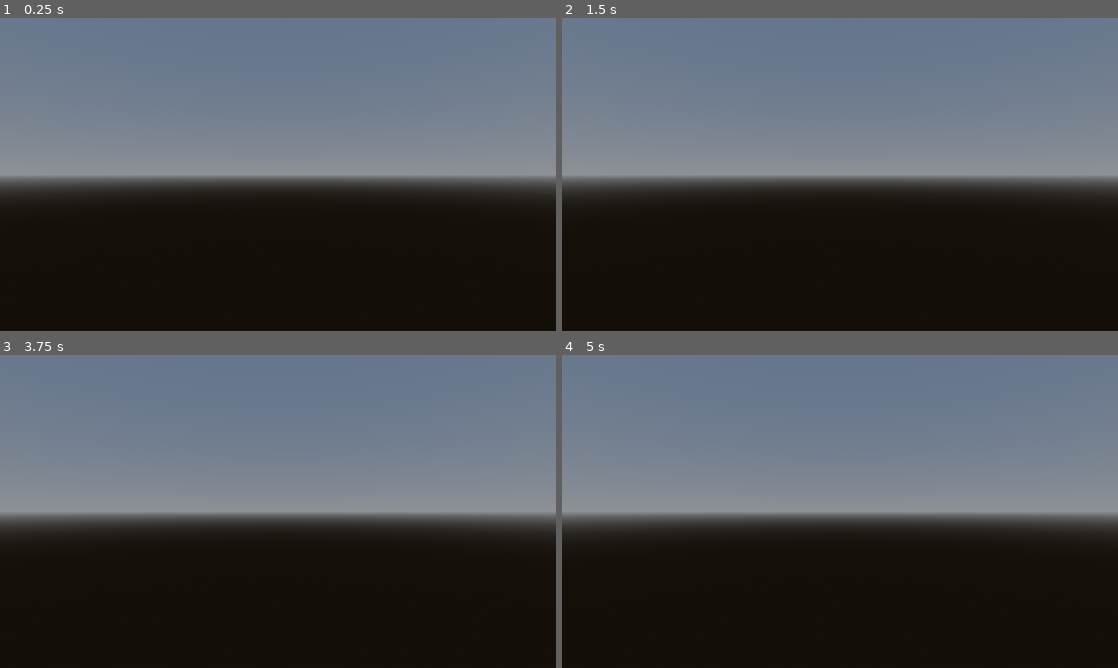
Above: before the commit, frames 1-4 (two rows, left to right).
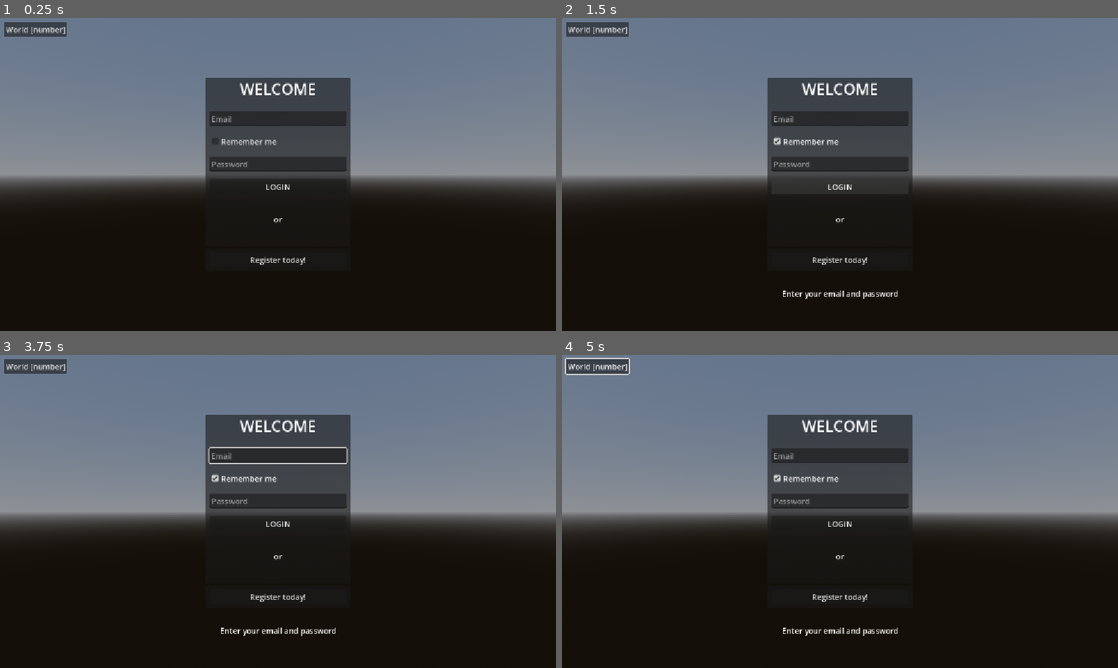
Above: after the commit, the same moments.

Repository: oliverpatrick/clearwaste
Game: Godot game, scene res://scenes/game/game.tscn
Same seed, same stepped clock (60 frames per second), same inputs: the game is played once before the commit and once after it.
Inputs (mouse positions are in pixels of both pictures, inside the frame that each line leads up to):
- Up to frame 1 (0.25 s): no input
- Up to frame 2 (1.5 s): click (840, 140) at 0.5 s, where only the run after the commit has a clickable "Remember me"; click (840, 187) at 1.25 s, where only the run after the commit has a clickable "LOGIN"
- Up to frame 3 (3.75 s): click (278, 596) at 2 s, where only the run after the commit has a clickable "Register today!"; click (33, 367) at 2.75 s, where only the run after the commit has a clickable "World [number]"; tap Enter at 3.5 s; move the mouse to (400, 495) at 3.52 s; hold Right (ui_right) from 3.53 s (still down); click (400, 495) at 3.67 s
- Up to frame 4 (5 s): tap Space at 4.25 s; move the mouse to (728, 527) at 4.27 s; release Right (ui_right) at 4.28 s; hold Left (ui_left) from 4.28 s (still down)

The runs differ from the first frame. In frame 1, 9.7% of the frame differs, in the area x 0-64%, y 1-79%; in frame 2, 9.6%; in frame 3, 9.9%; in frame 4, 10%, in the area x 0-64%, y 0-90%.

Commit message:
feat: gate Godot world behind account login

Diff:
--- a/client/autoloads/auth_client.gd
+++ b/client/autoloads/auth_client.gd
@@ -1,13 +1,26 @@
-class_name AuthClient
 extends Node
 
-signal login_succeeded(ticket: Dictionary)
+signal login_succeeded(response: Dictionary)
 signal login_failed(message: String)
 
 var request: HTTPRequest
 
 static func build_login_body(email: String, password: String) -> String:
 	return JSON.stringify({"email": email.strip_edges().to_lower(), "password": password})
+
+
+static func is_valid_login_response(response: Variant) -> bool:
+	if not response is Dictionary:
+		return false
+	var world: Variant = response.get("world")
+	if not world is Dictionary:
+		return false
+	return not str(response.get("ticket", "")).is_empty() \
+		and int(response.get("accountId", 0)) > 0 \
+		and int(response.get("characterId", 0)) > 0 \
+		and not str(world.get("host", "")).is_empty() \
+		and int(world.get("port", 0)) > 0 \
+		and int(world.get("port", 0)) <= 65535
 
 func login(base_url: String, email: String, password: String) -> void:
 	if request != null:
@@ -25,14 +38,16 @@
 		login_failed.emit("Unable to contact login server")
 
 func _on_request_completed(result: int, status: int, _headers: PackedStringArray, body: PackedByteArray) -> void:
+	request.queue_free()
+	request = null
 	if result != HTTPRequest.RESULT_SUCCESS:
 		login_failed.emit("Unable to contact login server")
 		return
 	if status != 200:
-		login_failed.emit("Login failed (%d)" % status)
+		login_failed.emit("Login failed")
 		return
 	var response = JSON.parse_string(body.get_string_from_utf8())
-	if not response is Dictionary or str(response.get("ticket", "")).length() != 43:
+	if not is_valid_login_response(response):
 		login_failed.emit("Invalid login response")
 		return
 	login_succeeded.emit(response)
--- a/client/autoloads/network_client.gd
+++ b/client/autoloads/network_client.gd
@@ -1,4 +1,3 @@
-class_name GameNetworkClient
 extends Node
 
 const Protocol = preload("uid://bvppiqbq80y0l") # network/protocol.gd
--- a/client/core/network/protocol.gd
+++ b/client/core/network/protocol.gd
@@ -1,4 +1,3 @@
-class_name GameProtocol
 extends RefCounted
 
 const MAX_PAYLOAD := 32768
--- a/client/project.godot
+++ b/client/project.godot
@@ -8,12 +8,21 @@
 
 config_version=5
 
+[account]
+
+base_url="http://127.0.0.1:8080"
+
 [application]
 
 config/name="client"
 run/main_scene="res://scenes/game/game.tscn"
 config/features=PackedStringArray("4.7", "GL Compatibility")
 config/icon="res://icon.svg"
+
+[autoload]
+
+AuthClient="*res://autoloads/auth_client.gd"
+GameNetworkClient="*res://autoloads/network_client.gd"
 
 [display]
 
--- a/client/scenes/game/game.tscn
+++ b/client/scenes/game/game.tscn
@@ -2,6 +2,7 @@
 
 [ext_resource type="Script" uid="uid://b4mmk812caxst" path="res://scenes/game/game_app.gd" id="1_game"]
 [ext_resource type="Script" uid="uid://bmypmfoti27gk" path="res://scripts/game/world/world_stream.gd" id="2_stream"]
+[ext_resource type="PackedScene" uid="uid://qccibl7w3jxs" path="res://ui/screens/login/login_screen.tscn" id="3_login"]
 
 [sub_resource type="ProceduralSkyMaterial" id="ProceduralSkyMaterial_ifgtf"]
 sky_horizon_color = Color(0.5542817, 0.5669794, 0.5858562, 1)
@@ -32,5 +33,6 @@
 
 [node name="Camera" type="Camera3D" parent="." unique_id=828237583]
 transform = Transform3D(1, 0, 0, 0, 1, 0, 0, 0, 1, 32, 42, 78)
-current = true
 fov = 60.0
+
+[node name="LoginScreen" parent="." unique_id=1750058034 instance=ExtResource("3_login")]
--- a/client/scenes/game/game_app.gd
+++ b/client/scenes/game/game_app.gd
@@ -2,11 +2,46 @@
 
 const DefinitionRegistryScript = preload("res://core/content/definition_registry.gd")
 
+@onready var login_screen: LoginScreen = $LoginScreen
 @onready var world_stream: WorldStream = $WorldStream
 @onready var camera: Camera3D = $Camera
+@onready var auth_client: Node = get_node("/root/AuthClient")
+
+var ticket := ""
+var account_id := 0
+var character_id := 0
+var world_host := ""
+var world_port := 0
 
 
 func _ready() -> void:
+	camera.clear_current(false)
+	login_screen.submitted.connect(_on_login_submitted)
+	auth_client.login_succeeded.connect(_on_login_succeeded)
+	auth_client.login_failed.connect(_on_login_failed)
+
+
+func _on_login_submitted(email: String, password: String) -> void:
+	var base_url := str(ProjectSettings.get_setting("account/base_url", "http://127.0.0.1:8080"))
+	auth_client.login(base_url, email, password)
+
+
+func _on_login_failed(message: String) -> void:
+	login_screen.show_error(message)
+
+
+func _on_login_succeeded(response: Dictionary) -> void:
+	ticket = str(response.ticket)
+	account_id = int(response.accountId)
+	character_id = int(response.characterId)
+	world_host = str(response.world.host)
+	world_port = int(response.world.port)
+	login_screen.hide()
+	login_screen.queue_free()
+	_load_world()
+
+
+func _load_world() -> void:
 	var registry := DefinitionRegistryScript.new()
 	if not registry.load_content():
 		push_error("Failed to load content")
@@ -16,3 +51,4 @@
 		push_error("Failed to load region 0:0:0")
 		return
 	camera.look_at(Vector3(32.0, 0.0, 32.0), Vector3.UP)
+	camera.current = true
--- a/client/tests/content_registry_test.gd
+++ b/client/tests/content_registry_test.gd
@@ -3,6 +3,7 @@
 const Registry = preload("res://core/content/definition_registry.gd")
 const MapLoaderScript = preload("res://core/content/map_loader.gd")
 const RegionMeshBuilderScript = preload("res://scripts/game/world/region_mesh_builder.gd")
+const AuthClientScript = preload("res://autoloads/auth_client.gd")
 const GameScene = preload("res://scenes/game/game.tscn")
 
 
@@ -35,14 +36,36 @@
 	var raised: Dictionary = MapLoaderScript.normalize_region(source)["0:0:0"]
 	assert(is_equal_approx(raised.heights[20][8], base.heights[20][8] + 3.5))
 
+	var valid_response := {
+		"ticket": "opaque-value",
+		"accountId": 41,
+		"characterId": 73,
+		"world": {"host": "127.0.0.1", "port": 7777},
+	}
+	assert(AuthClientScript.is_valid_login_response(valid_response))
+	var invalid_response := valid_response.duplicate(true)
+	invalid_response.ticket = ""
+	assert(not AuthClientScript.is_valid_login_response(invalid_response))
+	invalid_response = valid_response.duplicate(true)
+	invalid_response.erase("world")
+	assert(not AuthClientScript.is_valid_login_response(invalid_response))
+
+	await process_frame
+	assert(root.get_node_or_null("AuthClient") != null)
+	assert(root.get_node_or_null("GameNetworkClient") != null)
+
 	var game := GameScene.instantiate()
 	root.add_child(game)
 	await process_frame
-	var terrain := game.find_child("Region_0_0_0", true, false)
-	var active_camera := root.get_camera_3d()
-	if terrain == null or active_camera == null:
-		push_error("Game scene did not instantiate visible region terrain")
-		quit(1)
-		return
+	var login_screen := game.find_child("LoginScreen", true, false)
+	assert(login_screen != null and login_screen.visible)
+	assert(game.find_child("Region_0_0_0", true, false) == null)
+	assert(root.get_camera_3d() == null)
+
+	game._on_login_succeeded(valid_response)
+	await process_frame
+	assert(game.find_child("LoginScreen", true, false) == null)
+	assert(game.find_child("Region_0_0_0", true, false) != null)
+	assert(root.get_camera_3d() != null)
 	game.free()
 	quit()
